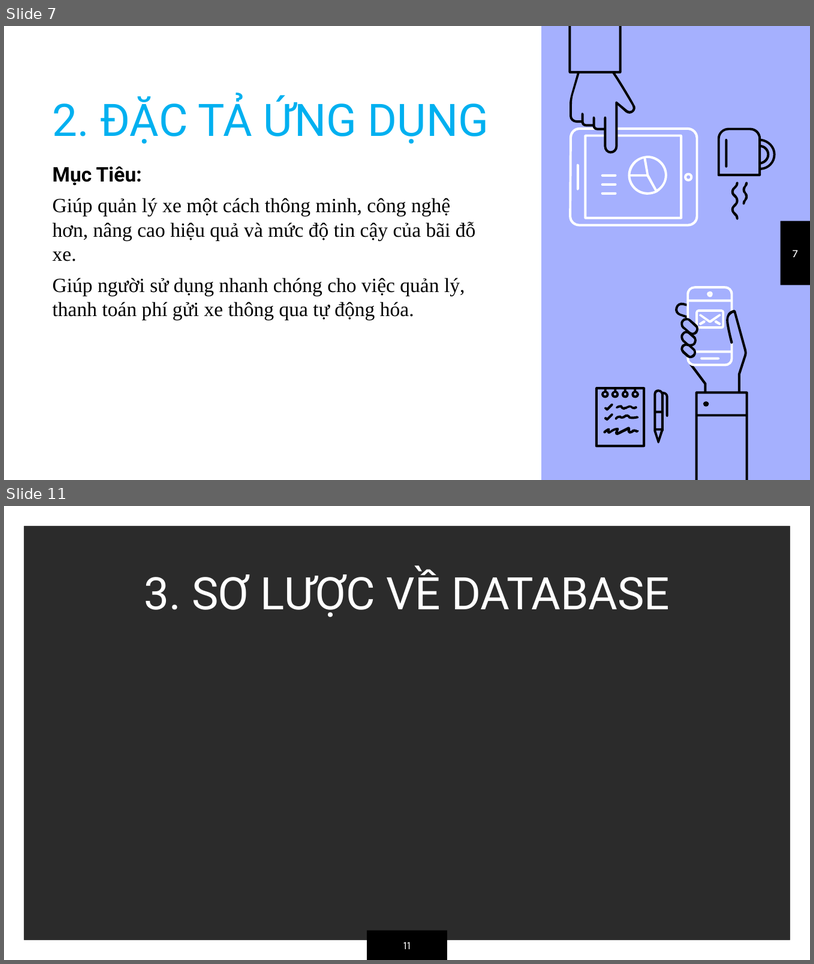
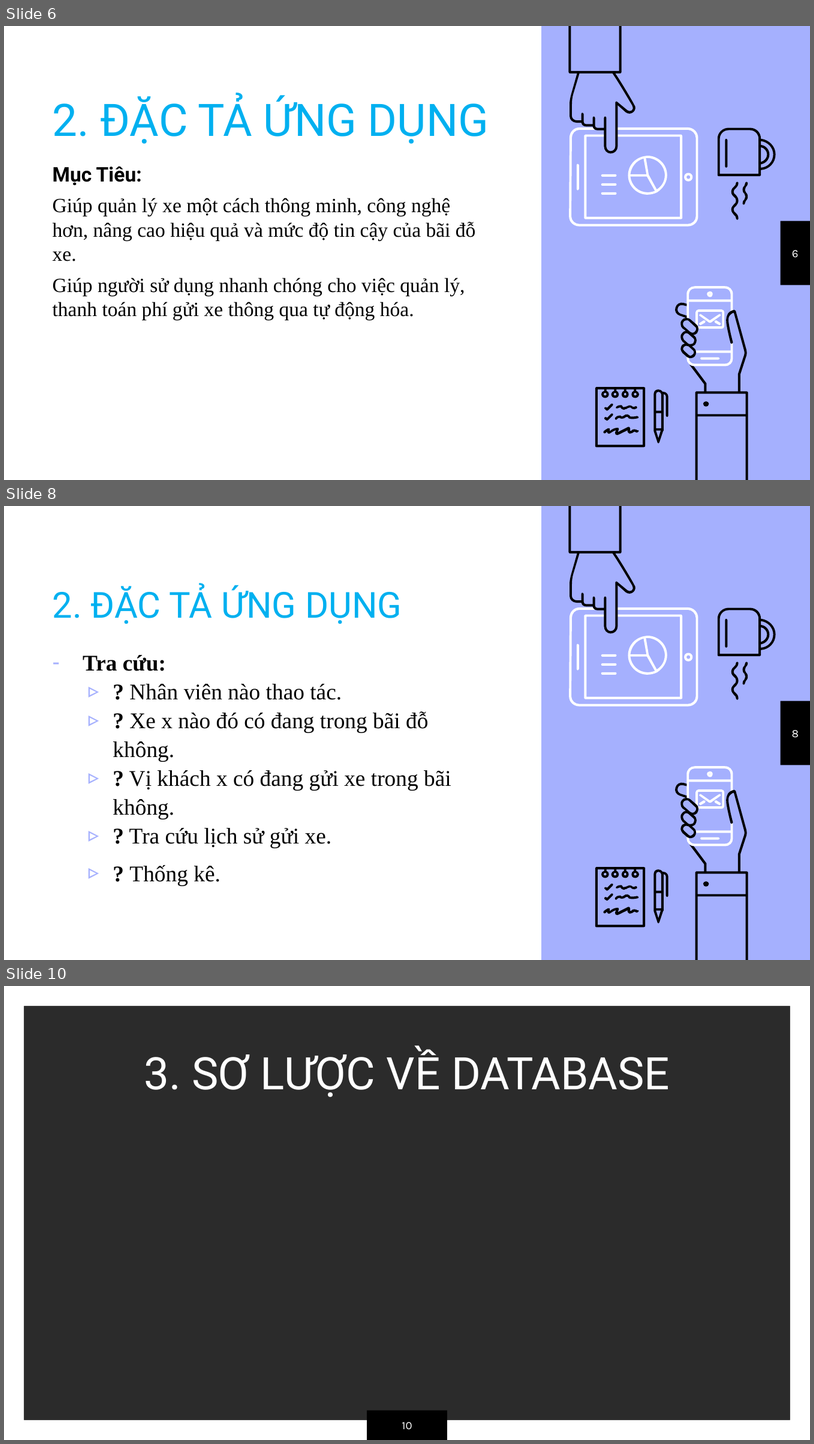
Before and after one commit to thuypt102/Practice-teamwork-01, a slide deck: Quản lý bãi đỗ xe.pptx. Shown one above the other, each under a label of ours: slides 7 and 11 before the commit, slides 6, 8 and 10 after it; the slides between them are not shown. The pictures are 814x964 and 814x1444 pixels, drawn with LibreOffice and Linux fonts; fonts in the diff are those of the drawing; background and template pictures are left out; a plain dark background stands for a picture behind light text. Boxes give left, top, right and bottom in pixels: in the first picture for what was removed or moved away, otherwise in the second. Text is boxed around its words. In the diff, an @@ line names an element or a change of style, - is before the commit and + after.

```diff
--- a/Quản lý bãi đỗ xe.pptx
+++ b/Quản lý bãi đỗ xe.pptx
@@ slide 8 added at (x1=4, y1=506, x2=810, y2=960), background #A5B0FE; not listed: 33 template elements that a slide beside it also shows @@
@@ title added at (x1=53, y1=585, x2=402, y2=624), 32 pt, text #00B0F0 @@
+2. ĐẶC TẢ ỨNG DỤNG
@@ text added at (x1=83, y1=655, x2=452, y2=885), 20 pt, text #000000 @@
+– Tra cứu:
+▹ ? Nhân viên nào thao tác.
+▹ ? Xe x nào đó có đang trong bãi đỗ không.
+▹ ? Vị khách x có đang gửi xe trong bãi không.
+▹ ? Tra cứu lịch sử gửi xe.
+▹ ? Thống kê.
@@ page number added at (x1=792, y1=730, x2=799, y2=738), 10 pt, text #FFFFFF @@
+8
@@ what was slide 7 is now slide 6 @@
@@ page number at (x1=792, y1=250, x2=799, y2=258): text changed @@
-7
+6
@@ what was slide 11 is now slide 10 @@
@@ page number at (x1=402, y1=1422, x2=412, y2=1429): text changed @@
-11
+10
```
Also in this commit, not shown: 11 slides changed, 2 slides removed.
